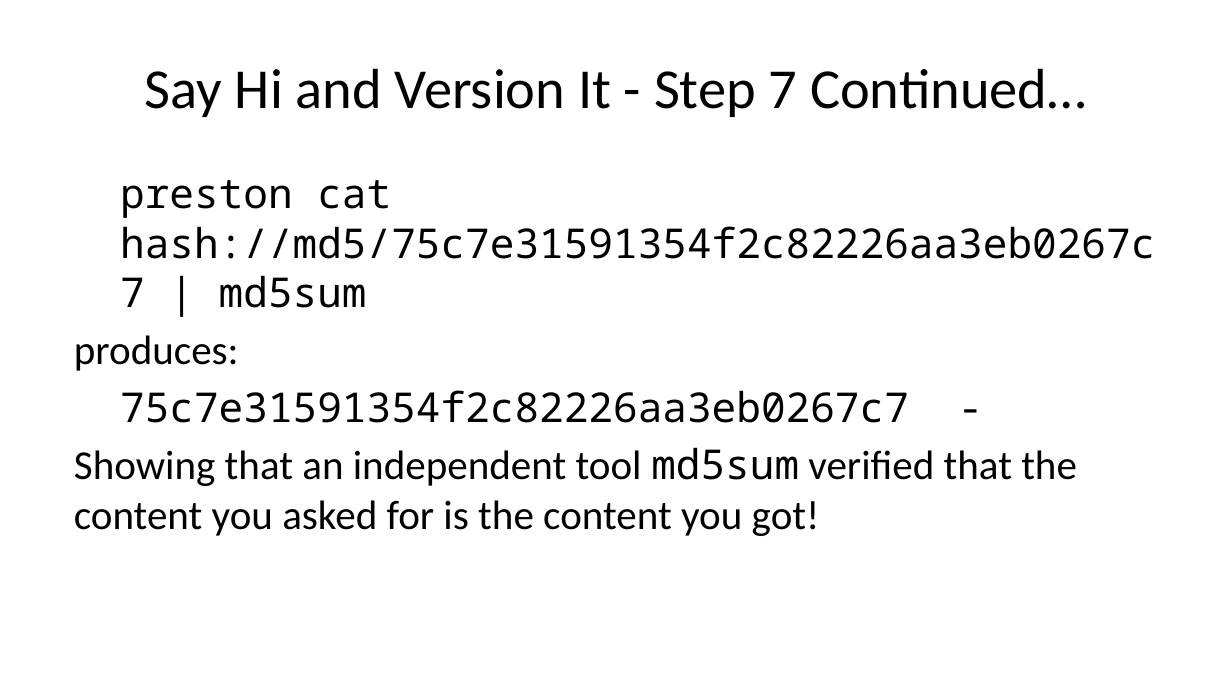
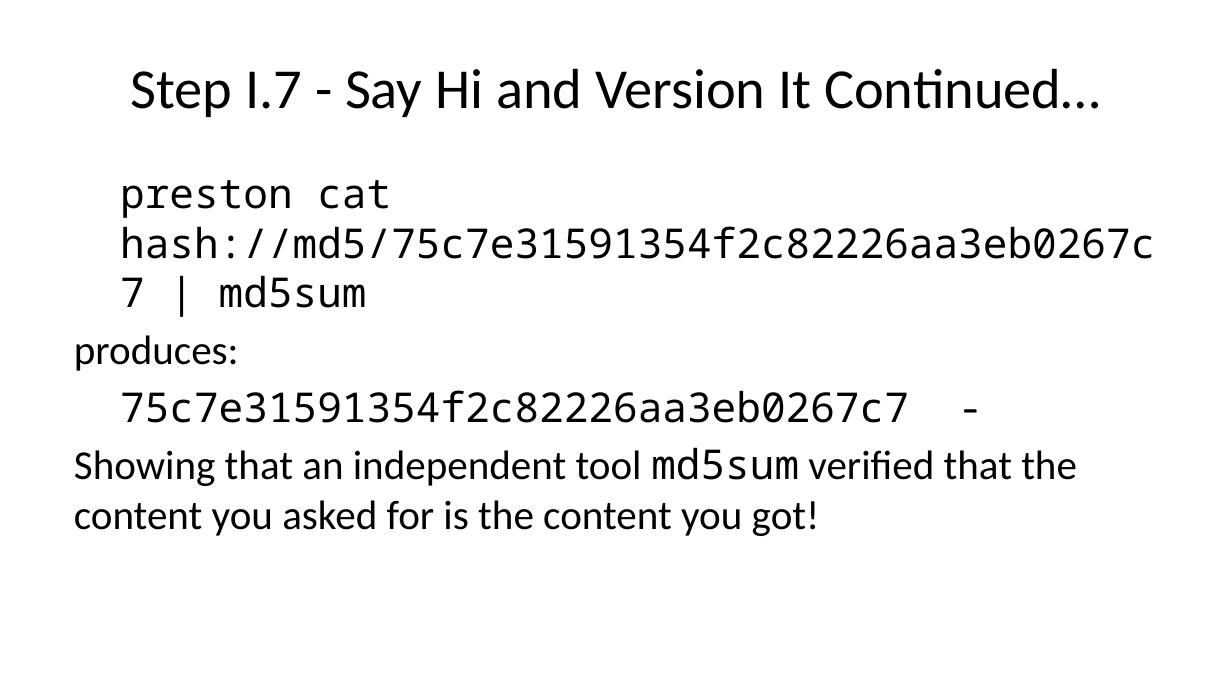
Before and after one commit to bat-literature/bat-literature.github.io, a slide deck: slide 18 of workshop.pptx. Drawn at 1232x693 pixels with LibreOffice and Linux fonts; fonts in the diff are those of the drawing. Boxes give left, top, right and bottom in pixels: in the first picture for what was removed or moved away, otherwise in the second. Text is boxed around its words. In the diff, an @@ line names an element or a change of style, - is before the commit and + after.

```diff
--- a/workshop.pptx
+++ b/workshop.pptx
@@ title at (131, 68, 1100, 117): text changed @@
-Say Hi and Version It - Step 7 Continued…
+Step I.7 - Say Hi and Version It Continued…
```
Also in this commit, not shown: 12 other slides changed, 6 slides added, 3 other files.
